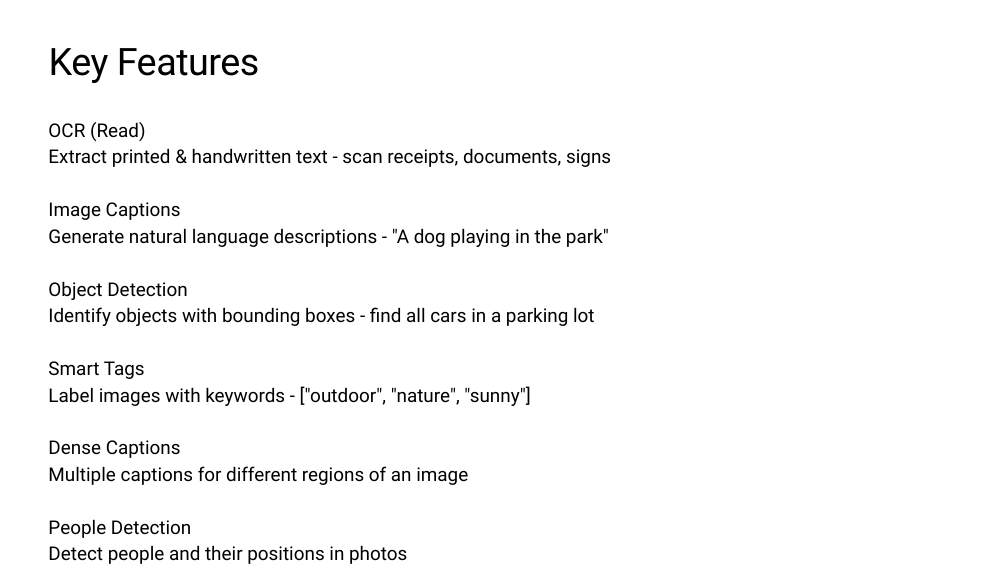
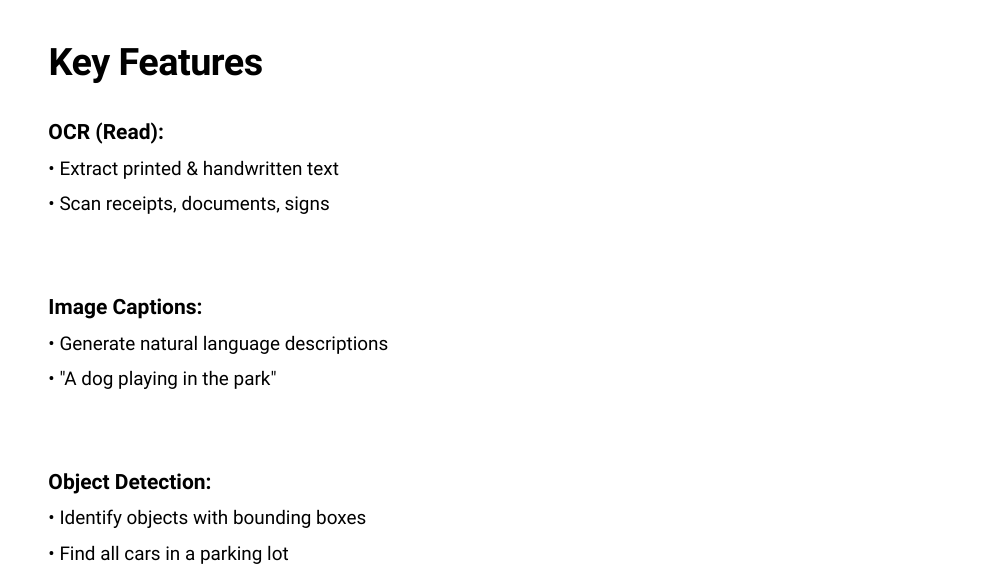
Before and after one commit to jainal09/azure-ai-vision-workshop, a slide deck: slide 6 of Azure_AI_Vision_Workshop.pptx. Drawn at 1008x567 pixels with LibreOffice and Linux fonts; fonts in the diff are those of the drawing; background and template pictures are left out. Boxes give left, top, right and bottom in pixels: in the first picture for what was removed or moved away, otherwise in the second. Text is boxed around its words. In the diff, an @@ line names an element or a change of style, - is before the commit and + after.

```diff
--- a/Azure_AI_Vision_Workshop.pptx
+++ b/Azure_AI_Vision_Workshop.pptx
@@ title "Key Features" at (x1=49, y1=48, x2=264, y2=83): bold on @@
@@ text at (x1=48, y1=122, x2=389, y2=564): text changed @@
-OCR (Read)
-Extract printed & handwritten text - scan receipts, documents, signs
-Image Captions
-Generate natural language descriptions - "A dog playing in the park"
-Object Detection
-Identify objects with bounding boxes - find all cars in a parking lot
-Smart Tags
-Label images with keywords - ["outdoor", "nature", "sunny"]
-Dense Captions
-Multiple captions for different regions of an image
-People Detection
-Detect people and their positions in photos
+OCR (Read):
+• Extract printed & handwritten text
+• Scan receipts, documents, signs
+Image Captions:
+• Generate natural language descriptions
+• "A dog playing in the park"
+Object Detection:
+• Identify objects with bounding boxes
+• Find all cars in a parking lot
+Smart Tags:
+• Label images with keywords
+• ["outdoor", "nature", "sunny"]
+Dense Captions:
+• Multiple captions for different image regions
```
Also in this commit, not shown: 10 other slides changed, 2 other files.
